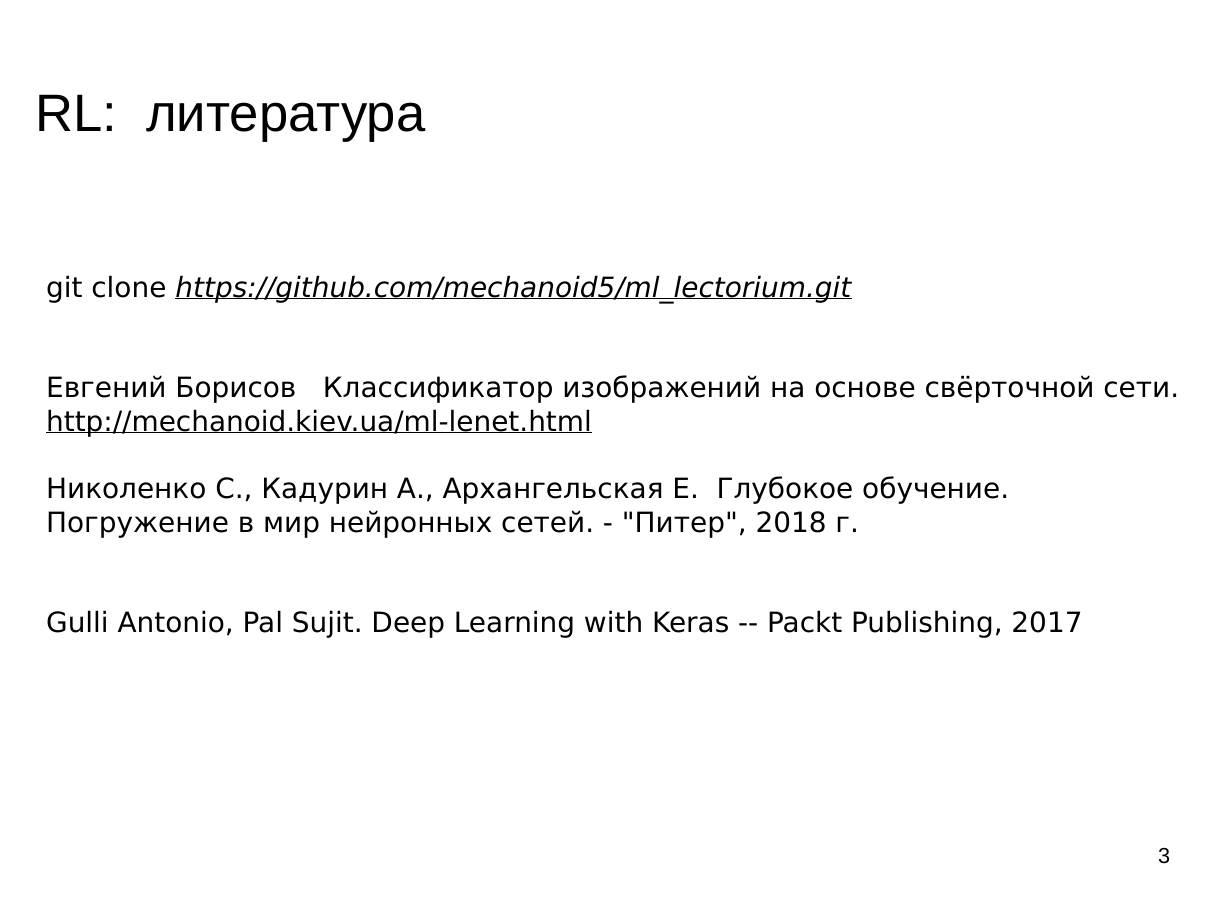
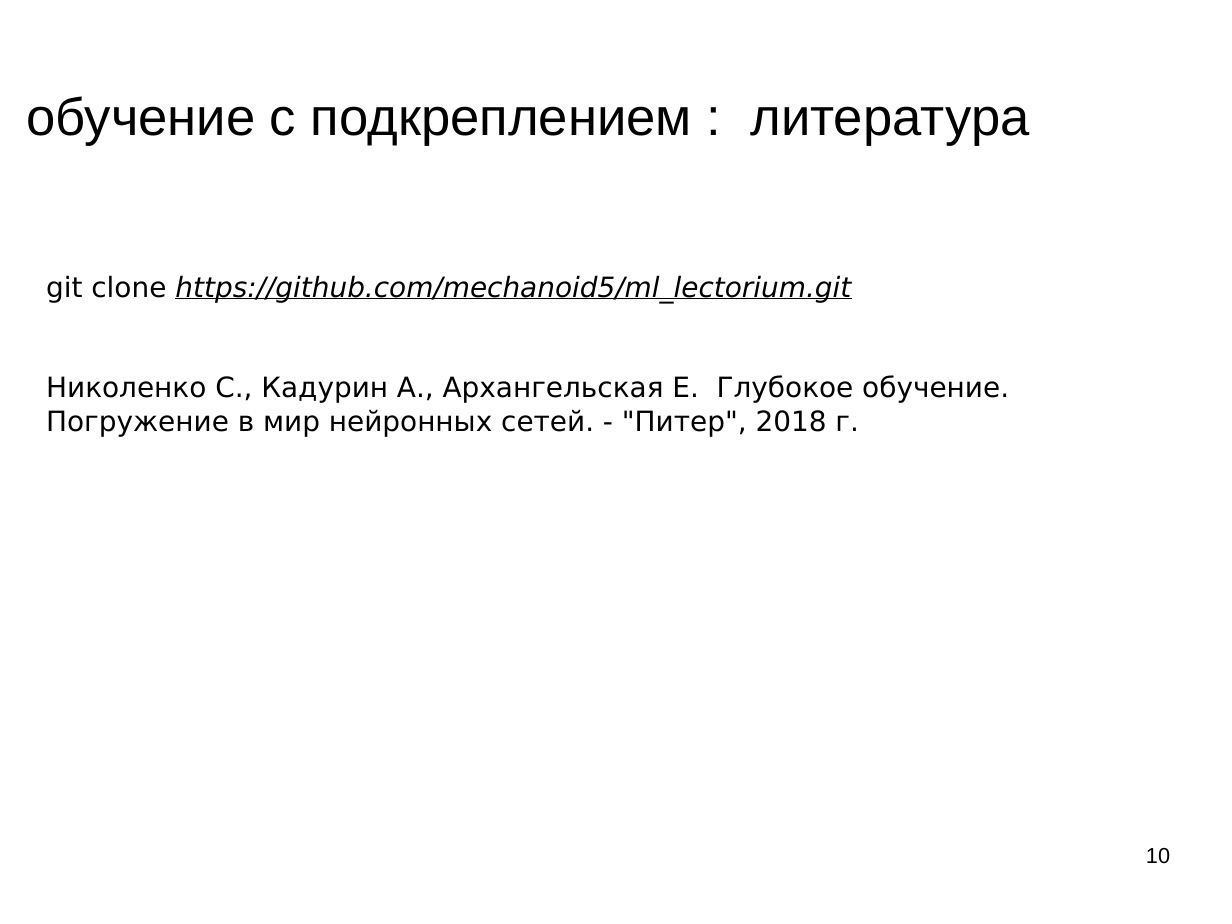
Before and after one commit to mechanoid5/ml_lectorium_legacy, a slide deck: slide 10 of 24-rl-dqn.odp (slide 3 before the commit). Drawn at 1232x924 pixels with LibreOffice and Linux fonts; fonts in the diff are those of the drawing; background and template pictures are left out. Boxes give left, top, right and bottom in pixels: in the first picture for what was removed or moved away, otherwise in the second. Text is boxed around its words. In the diff, an @@ line names an element or a change of style, - is before the commit and + after.

```diff
--- a/24-rl-dqn.odp
+++ b/24-rl-dqn.odp
@@ title at bbox=[26, 96, 1029, 146]: text changed @@
-RL: литература
+обучение с подкреплением : литература
@@ text at bbox=[46, 375, 1179, 437]: paragraphs removed @@
-Евгений Борисов Классификатор изображений на основе свёрточной сети.
-http://mechanoid.kiev.ua/ml-lenet.html
@@ text at bbox=[46, 610, 1082, 638]: paragraph removed @@
-Gulli Antonio, Pal Sujit. Deep Learning with Keras -- Packt Publishing, 2017
@@ page number at bbox=[1146, 848, 1170, 864]: text changed @@
-3
+10
```
Also in this commit, not shown: 8 slides added, 1 slide removed.
